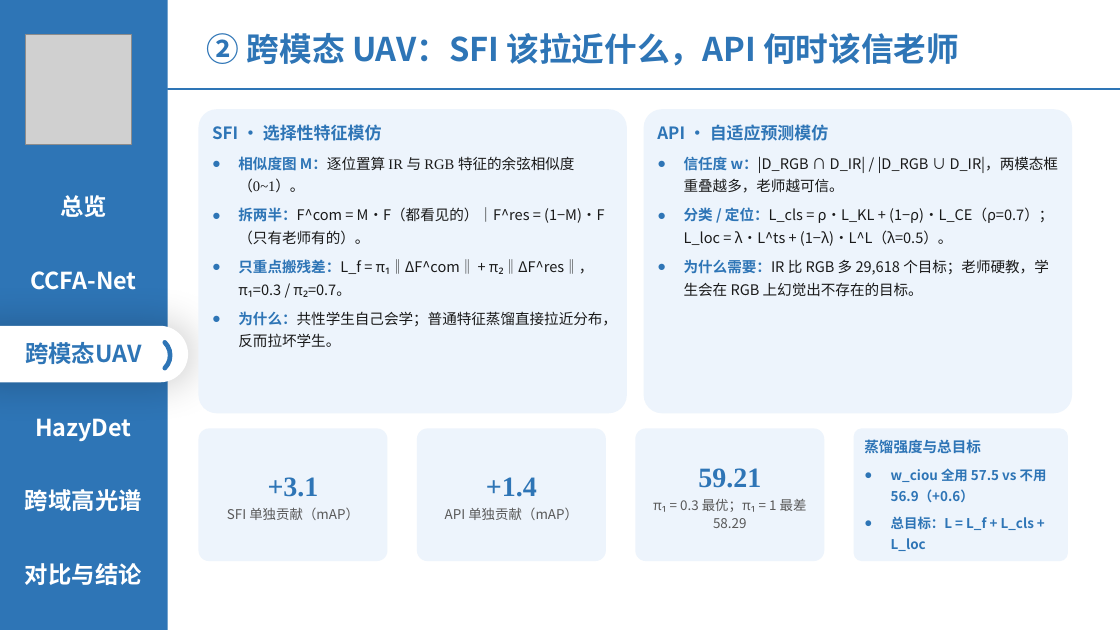
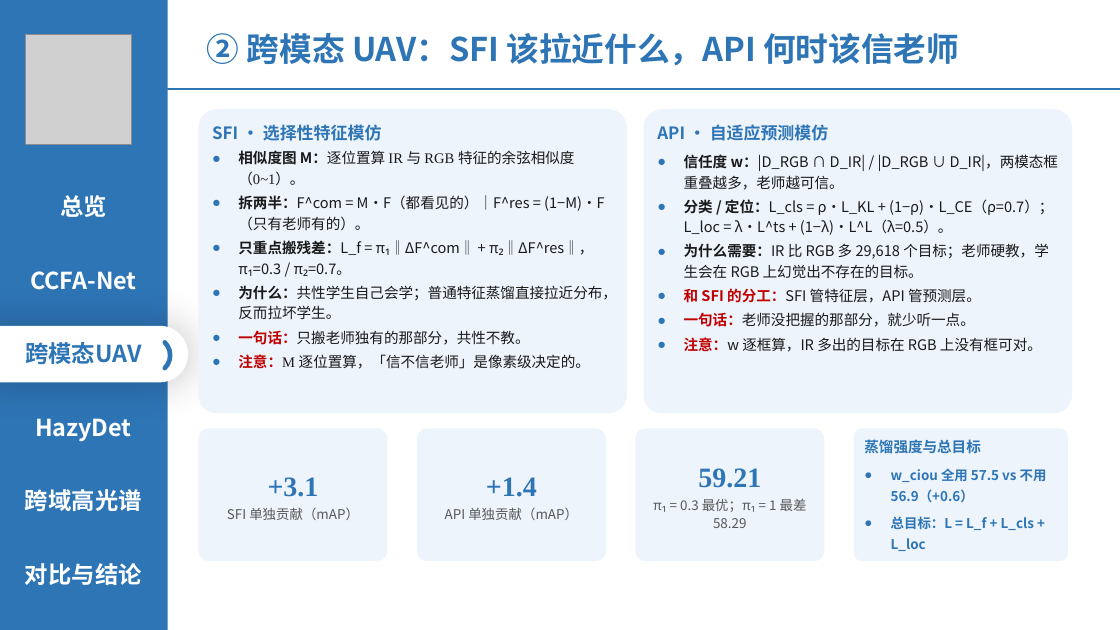
Before and after one commit to 139876/paper-notes, a slide deck: slide 9 of 论文精读/3-HazyDet精读/附件/四篇论文-组会汇报.pptx. Drawn at 1120x630 pixels with LibreOffice and Linux fonts; fonts in the diff are those of the drawing; grey boxes stand for pictures. Boxes give left, top, right and bottom in pixels: in the first picture for what was removed or moved away, otherwise in the second. Text is boxed around its words. In the diff, an @@ line names an element or a change of style, - is before the commit and + after.

```diff
--- a/论文精读/3-HazyDet精读/附件/四篇论文-组会汇报.pptx
+++ b/论文精读/3-HazyDet精读/附件/四篇论文-组会汇报.pptx
@@ text in rounded rectangle at [212,124,617,319]: text colour #2E75B6 to #1A1A1A in "相似度图 M：逐位置算", "拆两半：F^com", "只重点搬残差：L_f", "为什么：共性学生自己会学；普通特征蒸馏直接拉近分布，反而拉坏学生。"; more space between paragraphs; line spacing 1.28 to 1.18; less space between paragraphs @@
@@ text in rounded rectangle at [657,124,1058,278]: text colour #2E75B6 to #1A1A1A in "信任度 w：|D_RGB", "分类 / 定位：L_cls", "为什么需要：IR"; more space between paragraphs; line spacing 1.28 to 1.18; less space between paragraphs @@
@@ text in rounded rectangle at [684,288,1042,352]: paragraphs added @@
+● 和 SFI 的分工：SFI 管特征层，API 管预测层。
+● 一句话：老师没把握的那部分，就少听一点。
+● 注意：w 逐框算，IR 多出的目标在 RGB 上没有框可对。
@@ text in rounded rectangle at [238,330,590,369]: paragraphs added @@
+● 一句话：只搬老师独有的那部分，共性不教。
+● 注意：M 逐位置算，「信不信老师」是像素级决定的。
```
Also in this commit, not shown: 7 other slides changed.
